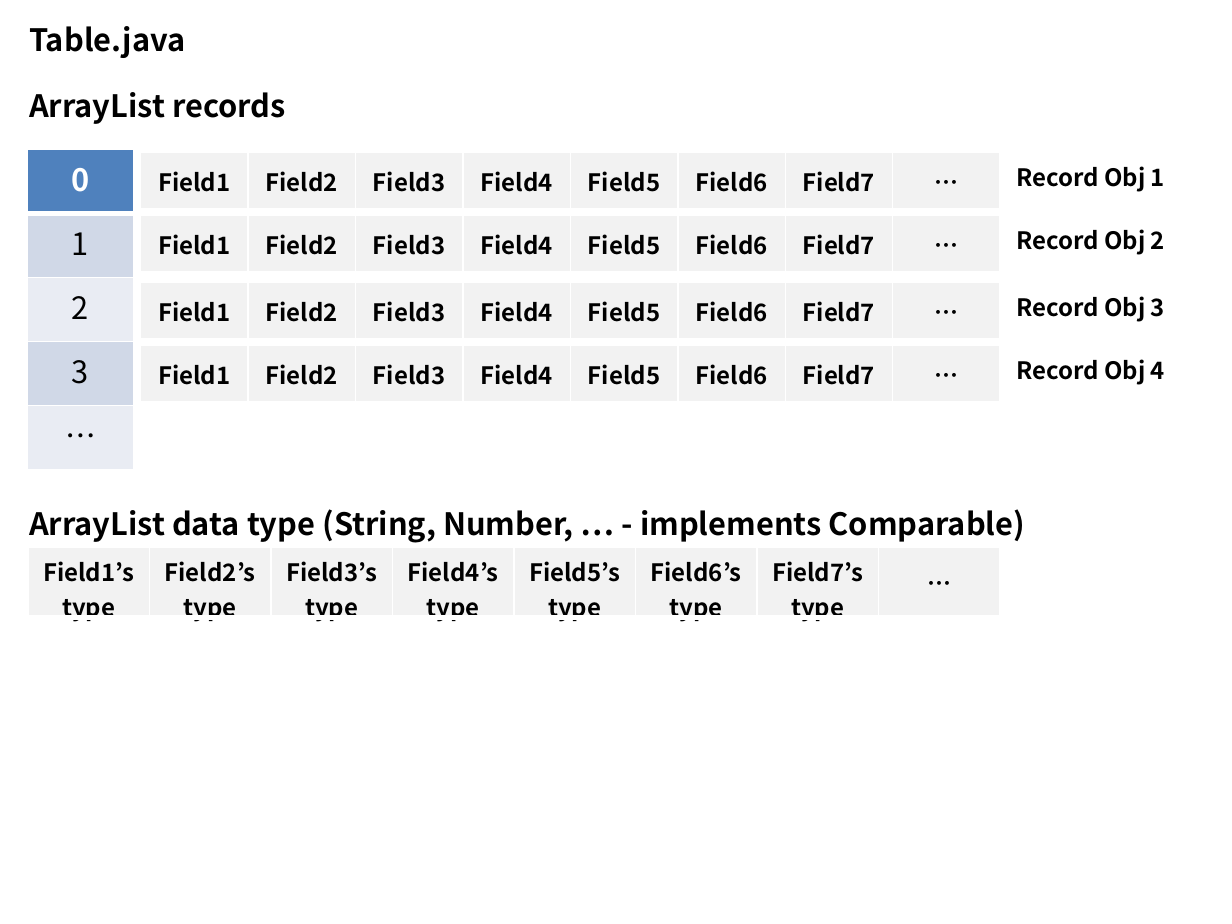
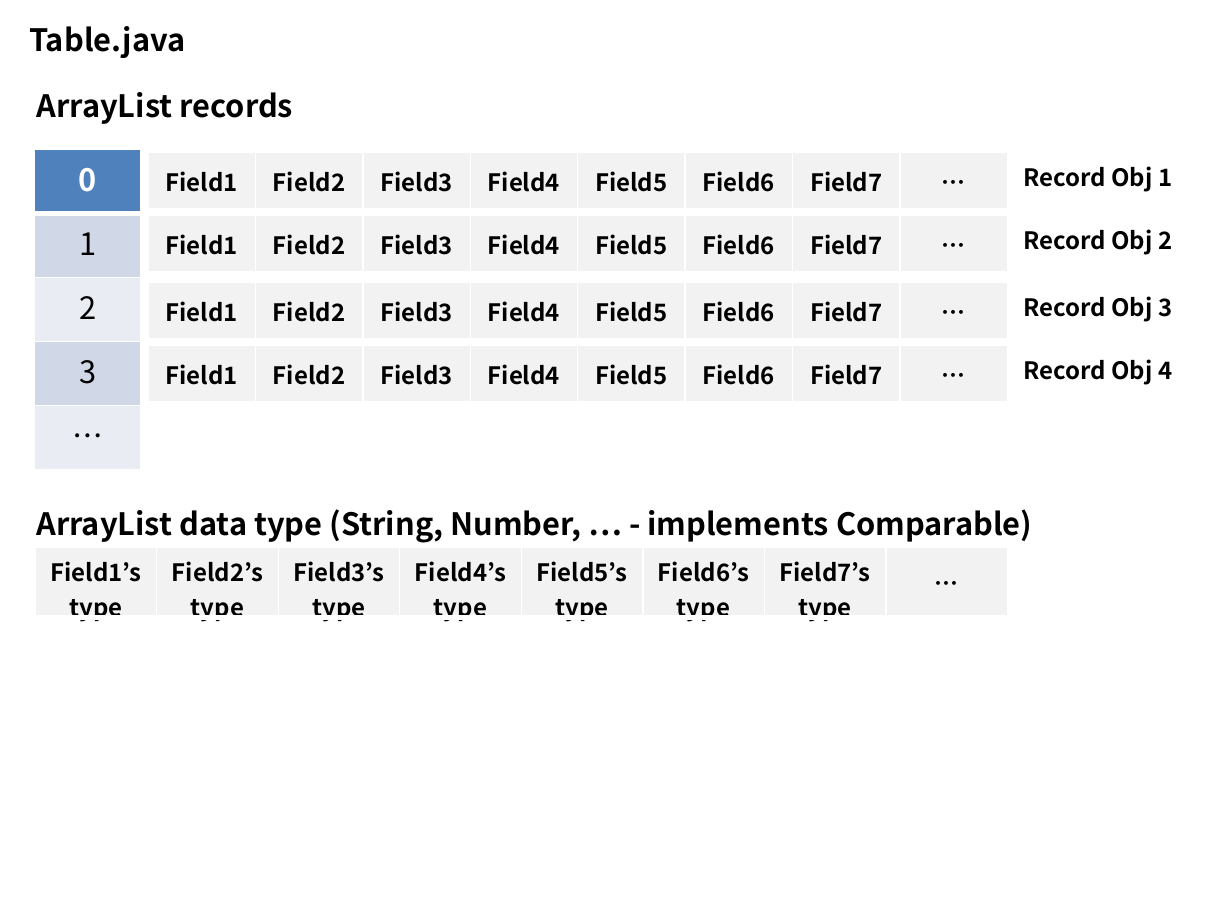
Before and after one commit to AlanCILee/DataStructureProject, a slide deck: slide 3 of doc/Design.pptx. Drawn at 1232x924 pixels with LibreOffice and Linux fonts; fonts in the diff are those of the drawing. Boxes give left, top, right and bottom in pixels: in the first picture for what was removed or moved away, otherwise in the second. Text is boxed around its words. In the diff, an @@ line names an element or a change of style, - is before the commit and + after.

```diff
--- a/doc/Design.pptx
+++ b/doc/Design.pptx
@@ 5 tables, 2 texts: place and size @@
-5 tables, 2 texts at (28, 92, 1026, 626)
+5 tables, 2 texts at (36, 92, 1033, 626)
@@ 4 texts, 1 table: place and size @@
-4 texts, 1 table at (27, 149, 1165, 469)
+4 texts, 1 table at (34, 149, 1172, 469)
```
Also in this commit, not shown: 1 other slide changed.
